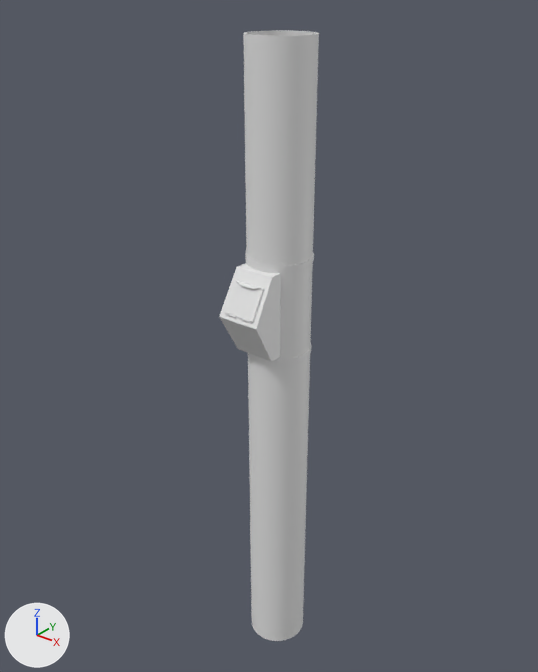
Before and after pictures for a commit that changed the FBX model Assets/Meshes/garbage_chute.fbx.
One viewpoint serves both versions: a 50 mm camera at (2.46, -3.17, 2.22) aimed at (-0.09, 0.02, 0.24). Lighting does not change. The marker at lower left points along +X, +Y and +Z. Where no turn or scale is listed for an object, it has been applied to the vertices. Vertices at the same position are counted once.

The first picture shows 'base.001', 'base.002', 'door', 'pipe'.
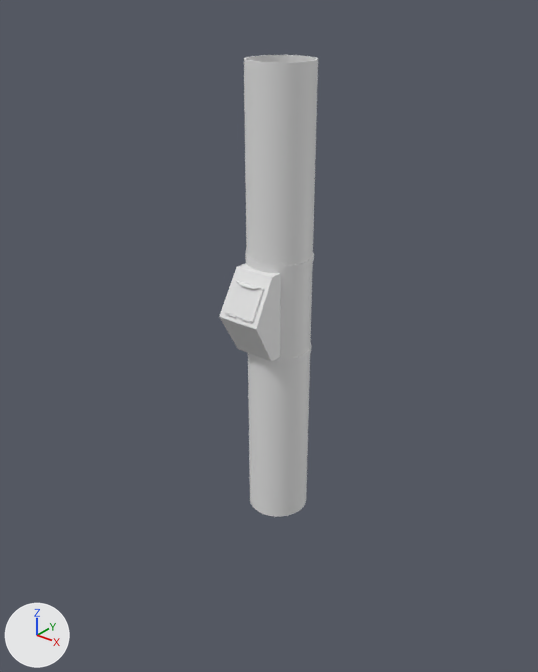
The change in detail:
me_cylinder_002 is used by ob_pipe; location (0.002, 0.002, -0.032).
me_cylinder_002 had 156 vertices, 140 faces and spanned x -0.19..0.19, y -0.19..0.19, z -2.01..1.98.
me_cylinder_002 now has 156 vertices, 140 faces and spans x -0.19..0.19, y -0.19..0.19, z -0.9..1.86.
me_cylinder_002 part 1: all 64 vertices in x -0.19..0.19, y -0.19..0.19, z -2.01 are scaled about their middle by (1, 1, 0.692), then moved by (0.0, 0.0, 0.49).
me_cylinder_002 part 2: all 64 vertices in x -0.19..0.19, y -0.19..0.19, z 1.98 are scaled about their middle by (1, 1, 0.692), then moved by (0.0, 0.0, 0.49).

Location of each change, [x1, y1, x2, y2] in pixels of the pictures (538 x 672 px; the box of a moved part takes in the faces that stretch with it):
'pipe', reshaped (24% shorter): before [243, 30, 319, 641]; after [244, 55, 318, 517]
part 1 of me_cylinder_002, moved or reshaped: before [251, 358, 270, 640]; after [251, 358, 270, 516]
part 2 of me_cylinder_002, moved or reshaped: before [243, 30, 319, 641]; after [244, 55, 318, 517]
